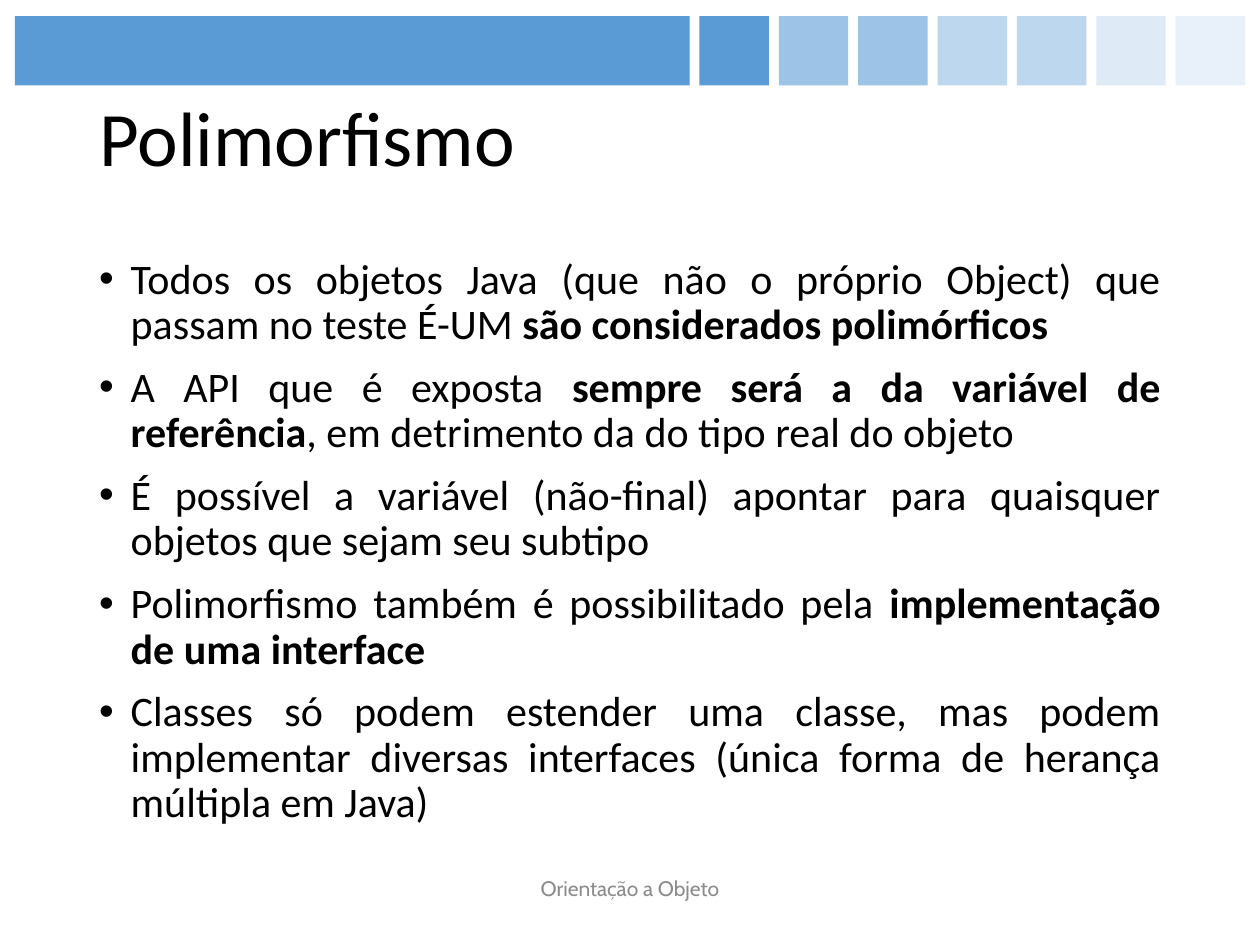
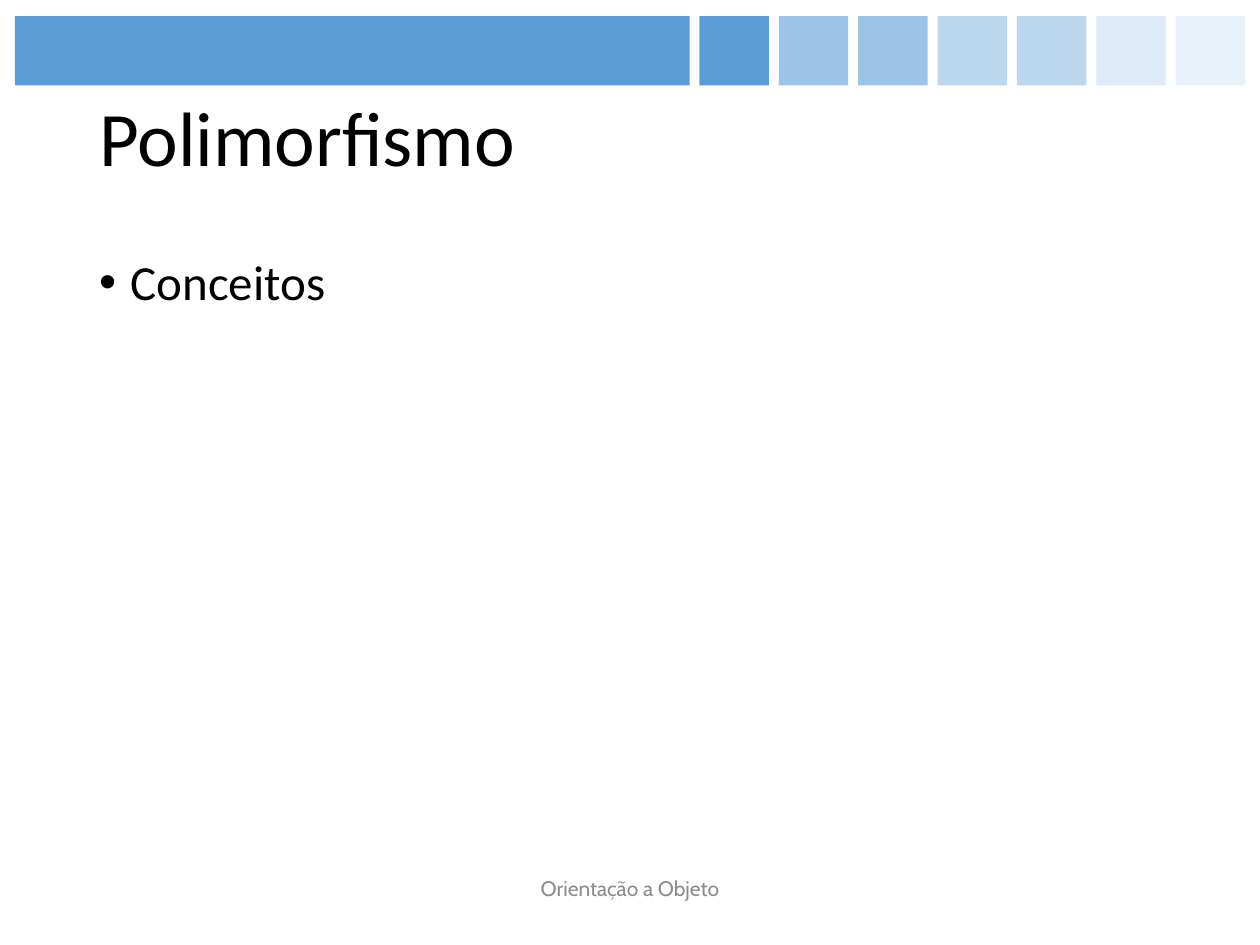
Before and after one commit to figueiredojrr/treinamentoJavaSeOcaAgosto, a slide deck: slide 25 of TreinamentoJavaSeOca/documentos/apresentação/OCA.pptx (slide 35 before the commit). Drawn at 1260x945 pixels with LibreOffice and Linux fonts; fonts in the diff are those of the drawing. Boxes give left, top, right and bottom in pixels: in the first picture for what was removed or moved away, otherwise in the second. Text is boxed around its words. In the diff, an @@ line names an element or a change of style, - is before the commit and + after.

```diff
--- a/TreinamentoJavaSeOca/documentos/apresentação/OCA.pptx
+++ b/TreinamentoJavaSeOca/documentos/apresentação/OCA.pptx
@@ text at box(131, 266, 326, 301): text changed; size 24 to 28 pt @@
-• Todos os objetos Java (que não o próprio Object) que passam no teste É-UM são considerados polimórficos
-• A API que é exposta sempre será a da variável de referência, em detrimento da do tipo real do objeto
-• É possível a variável (não-final) apontar para quaisquer objetos que sejam seu subtipo
-• Polimorfismo também é possibilitado pela implementação de uma interface
-• Classes só podem estender uma classe, mas podem implementar diversas interfaces (única forma de herança múltipla em Java)
+• Conceitos
```
Also in this commit, not shown: 23 other slides changed, 5 slides added, 15 slides removed.
